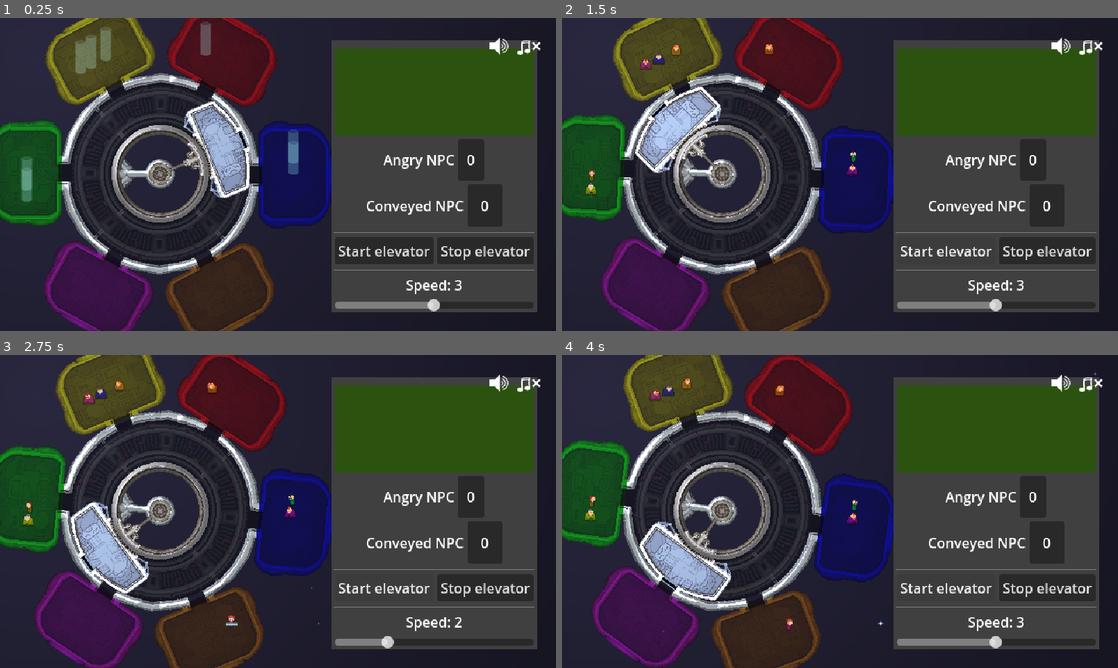
Above: before the commit, frames 1-4 (two rows, left to right).
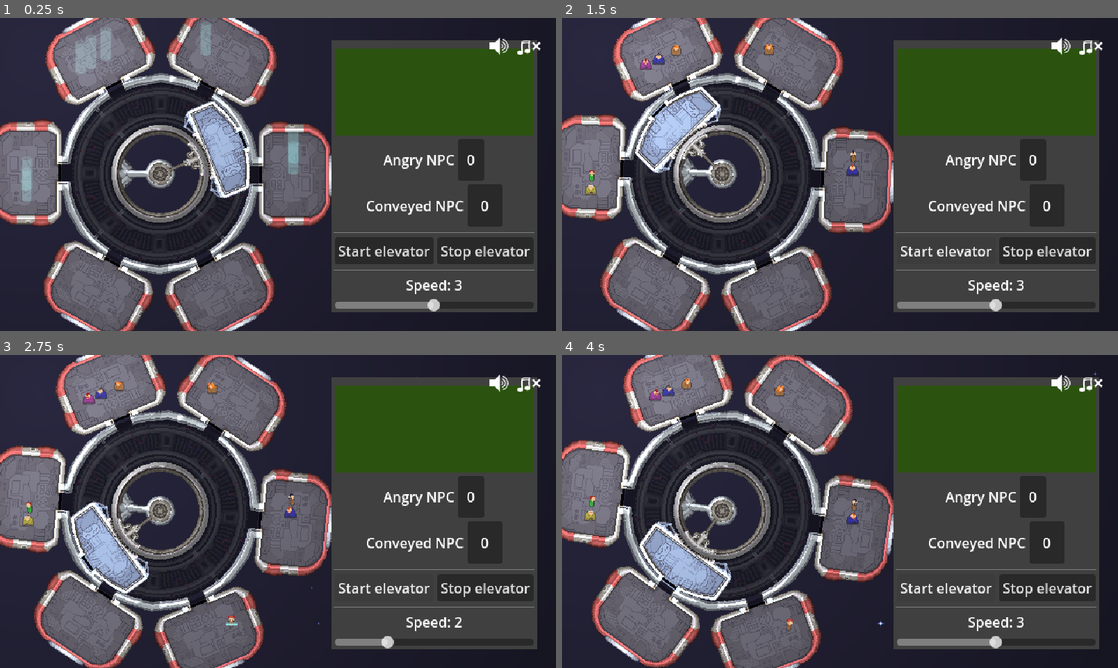
Above: after the commit, the same moments.

Repository: tehelka-gamedev/gmtk-2025
Game: Godot game, scene res://main.tscn
The game is run twice, just before and just after one commit, with the same random seed, the same clock (stepped at 60 frames per second) and the same inputs. The engine's default icon, where the game draws it, is replaced by a stand-in: a white triangle on a blue panel in a dark square. Sound files missing from this copy of the repository are replaced by a short silence.
Inputs:
- Up to frame 1 (0.25 s): no input
- Up to frame 2 (1.5 s): click "Start elevator" at 0.5 s; click "Start elevator" at 1.25 s
- Up to frame 3 (2.75 s): tap Enter (open_door) at 2 s; hold Up (ui_up) from 2.03 s (still down); hold Left (decrease_elevator_speed) from 2.03 s (still down)
- Up to frame 4 (4 s): release Up (ui_up) at 2.78 s; release Left (decrease_elevator_speed) at 2.78 s; hold Down (ui_down) 2.78-3.53 s; tap Space (elevator_toggle_movement) at 2.85 s; hold Up (ui_up) from 3.53 s (still down); hold Right (increase_elevator_speed) from 3.53 s (still down)

The runs differ from the first frame. In frame 1, 23% of the frame differs, in the area x 0-60%, y 0-100%; in frame 2, 23%; in frame 3, 23%; in frame 4, 23%.
Error after the commit: Invalid assignment of property or key 'modulate' with value of type 'Color' on a base object of type 'Nil'. (res://objects/room.gd:10)

Commit message:
Add decals

Diff:
--- a/godot/main.tscn
+++ b/godot/main.tscn
@@ -86,27 +86,22 @@
 rotation = 0.488692
 
 [node name="Room2" parent="World/SpaceStation/Rooms" instance=ExtResource("4_272bh")]
-modulate = Color(0, 0, 1, 0.5)
 rotation = 1.5708
+color = 4
+
+[node name="Room3" parent="World/SpaceStation/Rooms" instance=ExtResource("4_272bh")]
+rotation = 2.6529
 color = 1
 
-[node name="Room3" parent="World/SpaceStation/Rooms" instance=ExtResource("4_272bh")]
-modulate = Color(0.8, 0.45, 0.05, 0.5)
-rotation = 2.6529
+[node name="Room4" parent="World/SpaceStation/Rooms" instance=ExtResource("4_272bh")]
+rotation = 3.63028
 color = 3
 
-[node name="Room4" parent="World/SpaceStation/Rooms" instance=ExtResource("4_272bh")]
-modulate = Color(0.8, 0.05, 0.8, 0.5)
-rotation = 3.63028
+[node name="Room5" parent="World/SpaceStation/Rooms" instance=ExtResource("4_272bh")]
+rotation = 4.71239
 color = 2
 
-[node name="Room5" parent="World/SpaceStation/Rooms" instance=ExtResource("4_272bh")]
-modulate = Color(0, 1, 0, 0.5)
-rotation = 4.71239
-color = 4
-
 [node name="Room6" parent="World/SpaceStation/Rooms" instance=ExtResource("4_272bh")]
-modulate = Color(0.922, 0.906, 0, 0.502)
 rotation = 5.79449
 color = 5
 
--- a/godot/narrative_manager/warning_messages/ok_to_warning_messages.tres
+++ b/godot/narrative_manager/warning_messages/ok_to_warning_messages.tres
@@ -1,4 +1,4 @@
-[gd_resource type="Resource" script_class="MessageTypes" load_steps=2 format=3 uid="uid://dyx3wqawopdo6"]
+[gd_resource type="Resource" script_class="Messages" load_steps=2 format=3 uid="uid://dyx3wqawopdo6"]
 
 [ext_resource type="Script" uid="uid://u6fwccsjl86o" path="res://narrative_manager/messages.gd" id="1_dfdlq"]
 
--- a/godot/narrative_manager/warning_messages/warning_to_almost_fired_messages.tres
+++ b/godot/narrative_manager/warning_messages/warning_to_almost_fired_messages.tres
@@ -1,4 +1,4 @@
-[gd_resource type="Resource" script_class="MessageTypes" load_steps=2 format=3 uid="uid://coo4p0s6xoabp"]
+[gd_resource type="Resource" script_class="Messages" load_steps=2 format=3 uid="uid://coo4p0s6xoabp"]
 
 [ext_resource type="Script" uid="uid://u6fwccsjl86o" path="res://narrative_manager/messages.gd" id="1_s86fa"]
 
--- a/godot/narrative_manager/warning_messages/warning_to_ok_messages.tres
+++ b/godot/narrative_manager/warning_messages/warning_to_ok_messages.tres
@@ -1,4 +1,4 @@
-[gd_resource type="Resource" script_class="MessageTypes" load_steps=2 format=3 uid="uid://brgmqpjo34qch"]
+[gd_resource type="Resource" script_class="Messages" load_steps=2 format=3 uid="uid://brgmqpjo34qch"]
 
 [ext_resource type="Script" uid="uid://u6fwccsjl86o" path="res://narrative_manager/messages.gd" id="1_ti0ng"]
 
--- a/godot/objects/room.gd
+++ b/godot/objects/room.gd
@@ -1,19 +1,30 @@
 @tool
 extends RoomBase
 class_name Room
+
 
 @export_category("Gameplay variables")
 @export var color: Enum.NPCColors = Enum.NPCColors.RED :
     set(value):
         color = value
-        modulate = Enum.color_enum_to_rgb(color)
+        _decal.modulate = Enum.color_enum_to_rgb(color)
 
 
 @export var entrance_position:Marker2D = null
+@export var decal_to_use: bool = false:
+    set(value):
+        if not ready:
+            await is_node_ready()
+        decal_to_use = value
+        if decal_to_use:
+            _decal.region_rect.position.x = 124
+        else:
+            _decal.region_rect.position.x = 0
 
 @onready var npc_spawn: Marker2D = $NPCSpawn
 @onready var _door: Sprite2D = $Door
 @onready var pivot: Node2D = $Pivot
+@onready var _decal: Sprite2D = $Pivot/Decal
 
 
 func get_spawn_point() -> Marker2D:
--- a/godot/objects/room.tscn
+++ b/godot/objects/room.tscn
@@ -1,8 +1,9 @@
-[gd_scene load_steps=7 format=3 uid="uid://dd5giy7mmmmxe"]
+[gd_scene load_steps=8 format=3 uid="uid://dd5giy7mmmmxe"]
 
 [ext_resource type="Script" uid="uid://bc64r08fcwb8g" path="res://objects/room.gd" id="1_d4lmf"]
 [ext_resource type="Texture2D" uid="uid://jvibyudsrbft" path="res://sprites/room2.png" id="2_c0xyw"]
 [ext_resource type="Script" uid="uid://5gunqk2qmled" path="res://objects/slot_manager.gd" id="3_lvljb"]
+[ext_resource type="Texture2D" uid="uid://bmq30wsjws8ar" path="res://sprites/roomdecals.png" id="3_n1ucb"]
 [ext_resource type="Script" uid="uid://cjd6a7ud0c8av" path="res://objects/slot.gd" id="4_4d8i4"]
 [ext_resource type="Texture2D" uid="uid://71hdcfob7ujv" path="res://icon.svg" id="5_c0xyw"]
 
@@ -10,7 +11,6 @@
 size = Vector2(64, 19)
 
 [node name="Room" type="Node2D" node_paths=PackedStringArray("entrance_position", "slot_manager")]
-modulate = Color(1, 0, 0, 0.5)
 script = ExtResource("1_d4lmf")
 entrance_position = NodePath("EntrancePosition")
 slot_manager = NodePath("SlotManager")
@@ -24,6 +24,12 @@
 
 [node name="Room" type="Sprite2D" parent="Pivot"]
 texture = ExtResource("2_c0xyw")
+
+[node name="Decal" type="Sprite2D" parent="Pivot"]
+modulate = Color(1, 0, 0, 0.5)
+texture = ExtResource("3_n1ucb")
+region_enabled = true
+region_rect = Rect2(0, 0, 124, 86)
 
 [node name="StaticBody2D" type="StaticBody2D" parent="Pivot"]
 position = Vector2(0, 40)
